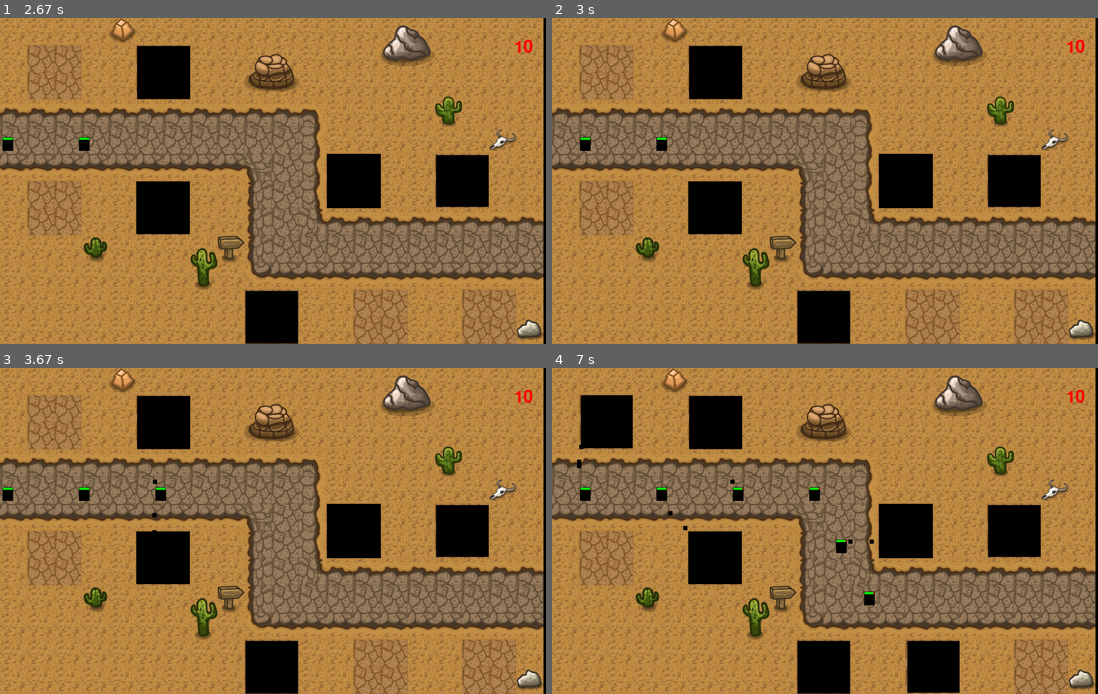
Above: before the commit, frames 1-4 (two rows, left to right).
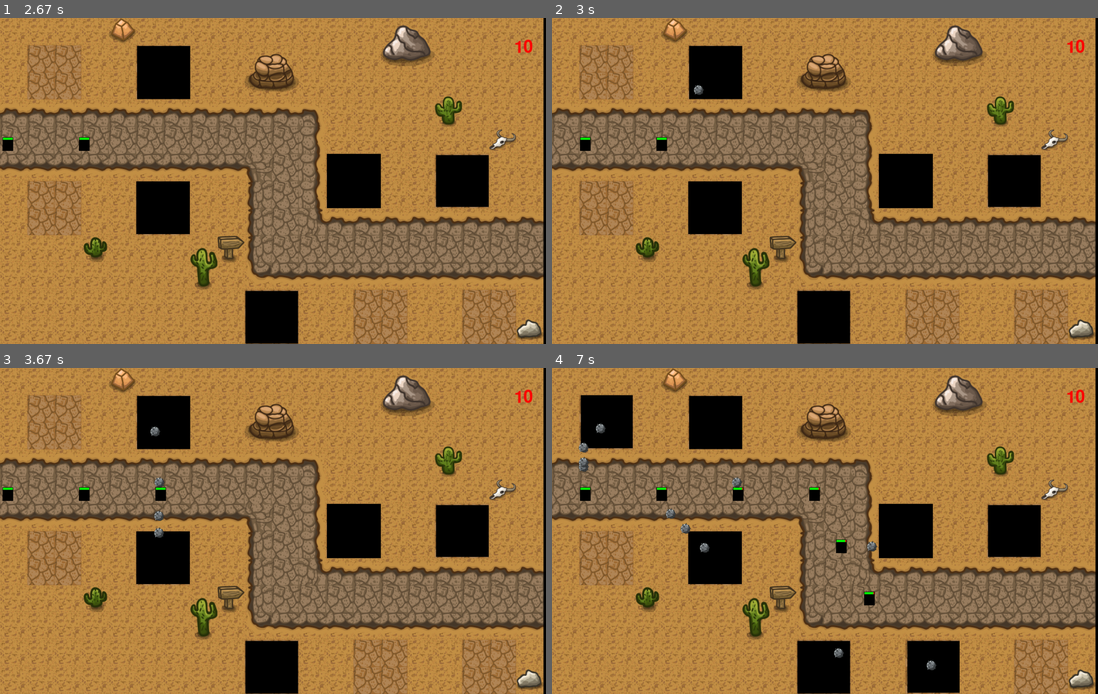
Above: after the commit, the same moments.

Repository: mustafa-mun/canyon-defenders
Game: pygame game, started from main.py
Two runs of this game, one before a commit and one after it. Both use one fixed random seed, a clock stepped at 60 frames per second and the inputs below.
Inputs (mouse positions are in pixels of both pictures, inside the frame that each line leads up to):
- Up to frame 1 (2.67 s): click (447, 171) at 0.38 s; click (327, 203) at 0.72 s; click (185, 57) at 1.05 s; press the mouse at (163, 207) at 1.37 s; move the mouse to (212, 252) at 1.47 s; release the mouse at (262, 298) at 1.6 s; click (141, 184) at 2.22 s; click (480, 207) at 2.55 s
- Up to frame 2 (3 s): press the mouse at (606, 207) at 2.87 s; move the mouse to (661, 207) at 2.97 s
- Up to frame 3 (3.67 s): release the mouse at (158, 557) at 3.1 s; click (327, 544) at 3.22 s; press the mouse at (163, 420) at 3.53 s; move the mouse to (158, 416) at 3.63 s
- Up to frame 4 (7 s): release the mouse at (699, 410) at 3.77 s; click (633, 410) at 4.38 s; click (622, 423) at 5.22 s; click (606, 420) at 6.05 s; click (912, 641) at 6.38 s; click (906, 531) at 6.72 s

Frame 1 is identical in both runs. In frame 2, less than 0.1% of the frame differs, in the area x 26-28%, y 20-24%; in frame 3, 0.2%; in frame 4, 0.5%, in the area x 4-71%, y 16-93%.

Commit message:
update projectile image

Diff:
--- a/modules/tower.py
+++ b/modules/tower.py
@@ -29,8 +29,8 @@
     super(Projectile, self).__init__()
     self._tower = tower
     self._enemy = enemy
-    self._surf = pygame.Surface((10, 10))
-    self._surf.fill((0, 0, 0))
+    self._surf = pygame.image.load('assets/shoot.png').convert_alpha() # Load image file
+    self._surf = pygame.transform.scale(self._surf, (25, 25)) # Resize image to match original surface
     self.rect = self._surf.get_rect(
        center =(self._tower._pos_x, self._tower._pos_y)
     )
Binary file added: assets/shoot.png
